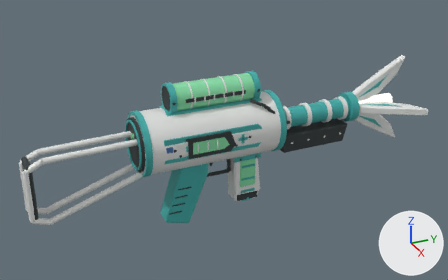
A saved change to the glTF model design/weapon-models-20261111/out/medic/medic_2.glb.
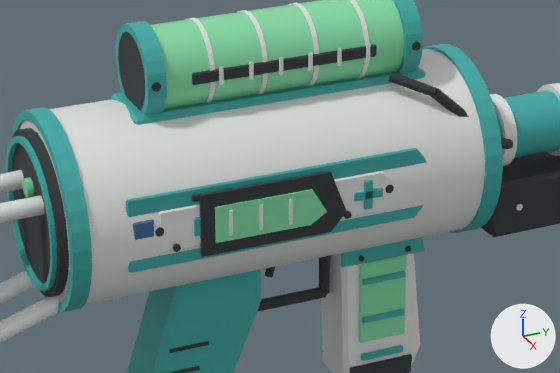
Each version appears first whole from a camera (50 mm lens) standing at (1.051, -0.411, 0.546) and looking at (-0.011, 0.067, 0.015), and next in a close-up on the part from 27% to 68% of the width and 27% to 70% of the height. Every picture has the same lights, and +X, +Y and +Z are marked at lower right. The last two pictures show the newer version. Vertices at exactly the same position are counted once.

Names of what the first close-up shows: 'Weapon_medic_v1'.
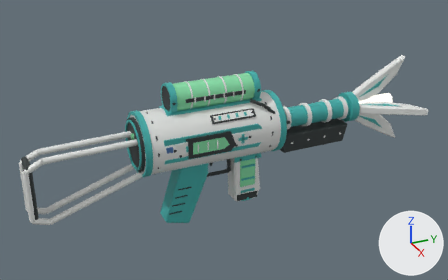
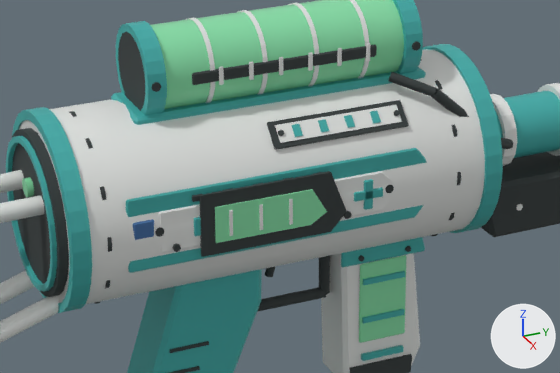
The change, as a diff of the scene's bpy script:
```diff
--- a/design/weapon-models-20261111/out/medic/medic_2.glb.py
+++ b/design/weapon-models-20261111/out/medic/medic_2.glb.py
@@ me_cone @@
 # used by ob_weapon_medic_v1; location = (0.0, 0.0, 0.0)
-me_cone.from_pydata(...)  # 4290 vertices, 7988 faces; spans x -0.099..0.099, y -0.336..0.499, z -0.144..0.158
+me_cone.from_pydata(...)  # 4402 vertices, 8148 faces; spans x -0.099..0.099, y -0.336..0.499, z -0.144..0.158
+# me_cone part 1: 256 vertices removed from x -0.024..0.024, y 0.195..0.345, z 0.021..0.069; 272 vertices added at x -0.063..0.063, y 0.016..0.345, z -0.018..0.108
+# me_cone part 2: 48 vertices added at x -0.063..0.063, y -0.098..-0.096, z -0.018..0.108
+# other edits to the shape of me_cone do not show in these pictures
 me_cone.materials.append(mat_ceramic_white)
```

Where the change shows, as pixel boxes [x1, y1, x2, y2] in the close-ups (560 x 373 px; the box of a moved part takes in the faces that stretch with it):
part 1 of me_cone, moved or reshaped
    before: [490, 83, 560, 166]
    after: [267, 60, 560, 236]
part 2 of me_cone, added
    after: [58, 107, 112, 304]
